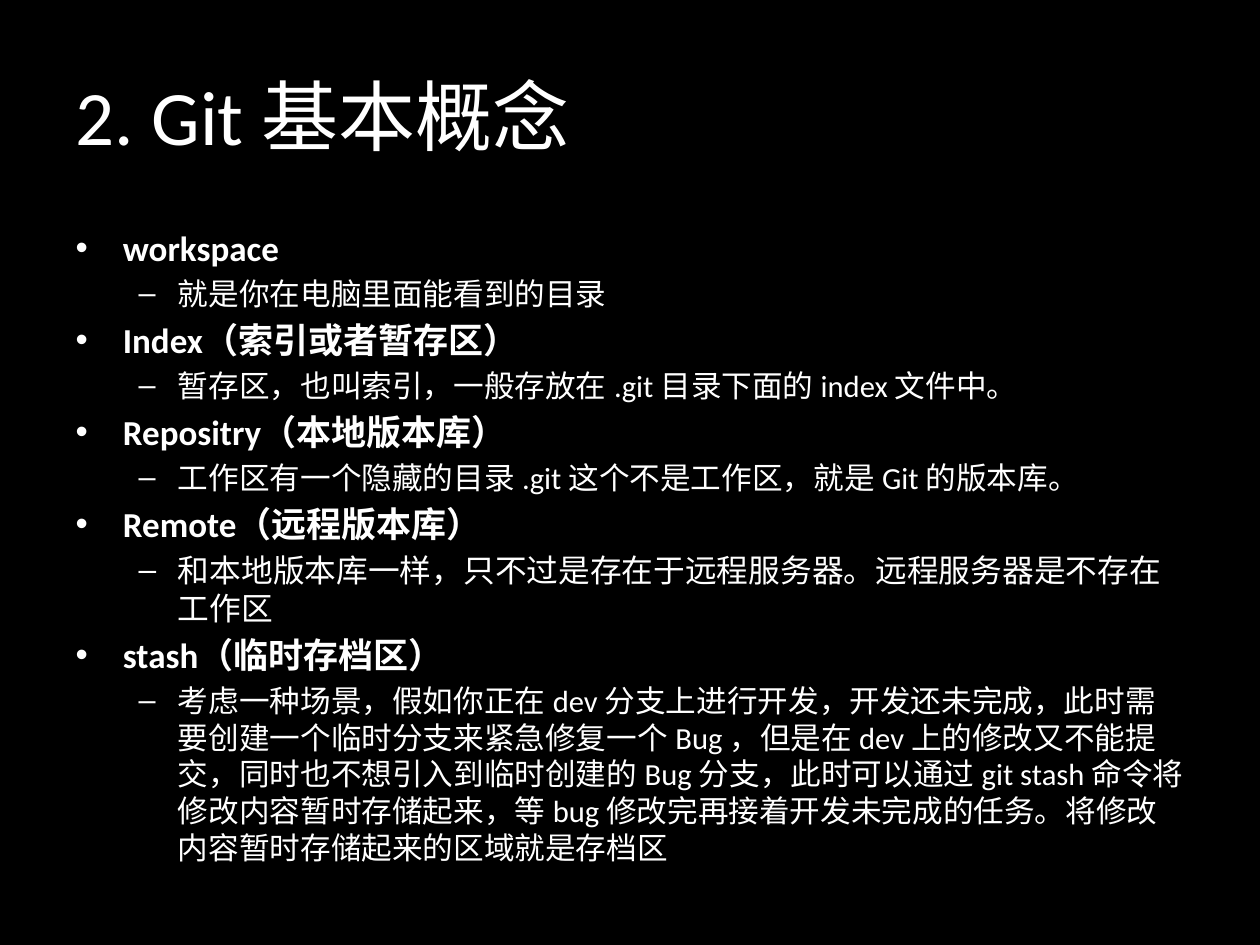
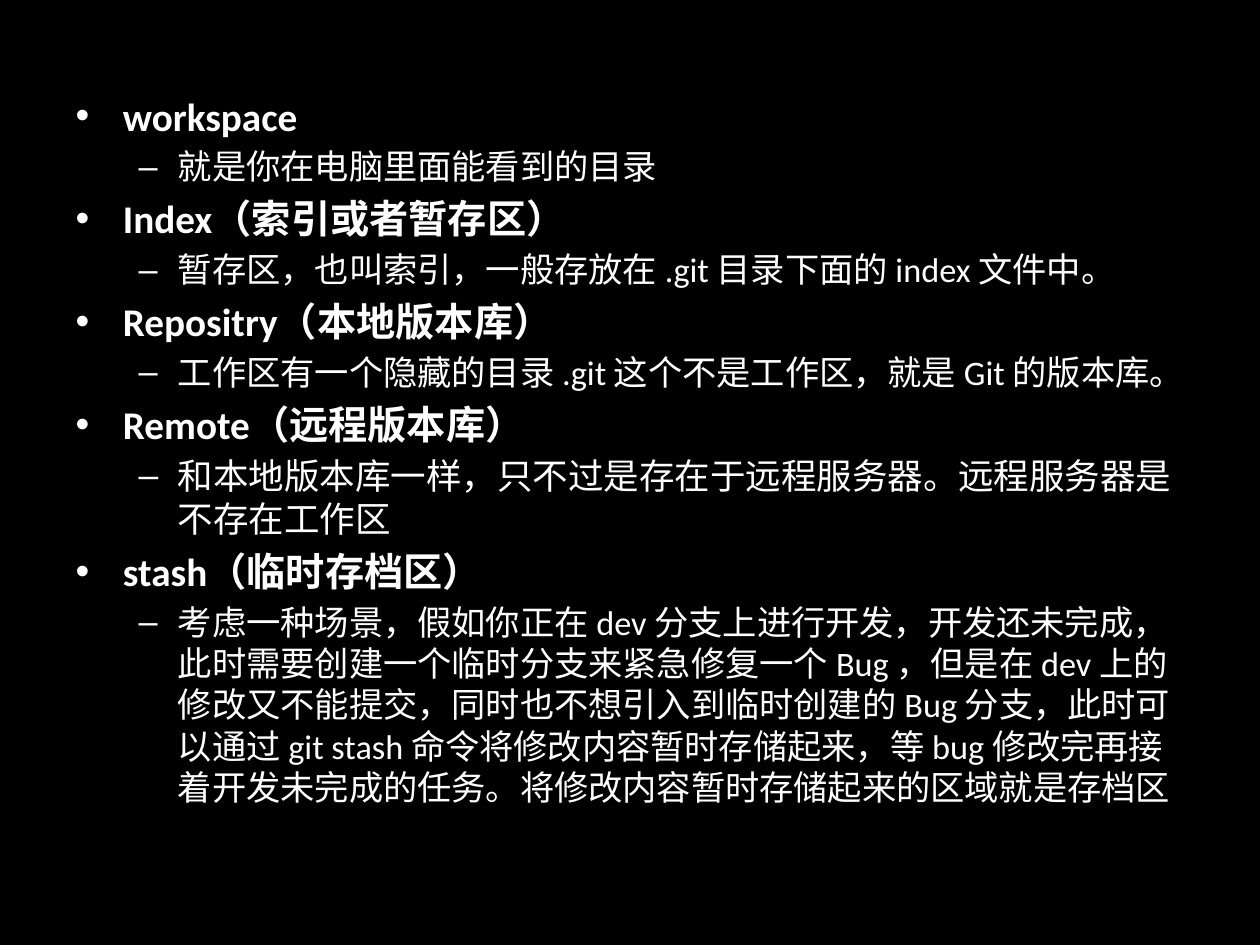
Before and after one commit to sontekliu/git-book, a slide deck: slide 12 of Git.pptx. Drawn at 1260x945 pixels with LibreOffice and Linux fonts; fonts in the diff are those of the drawing. Boxes give left, top, right and bottom in pixels: in the first picture for what was removed or moved away, otherwise in the second. Text is boxed around its words. In the diff, an @@ line names an element or a change of style, - is before the commit and + after.

```diff
--- a/Git.pptx
+++ b/Git.pptx
@@ text "workspace": place and size @@
-text "workspace" at <box>123,236,1184,862</box>
+text "workspace" at <box>123,103,1184,803</box>
@@ text "workspace" at <box>123,103,1184,803</box>: size 20 to 22.4 pt in "workspace", "Index（索引或者暂存区）", "Repositry（本地版本库）", "Remote（远程版本库）" and 1 more places; size 17.5 to 19.6 pt in "就是你在电脑里面能看到的目录", "暂存区，也叫索引，一般存放在 .git 目录下面的 index 文件中。", "工作区有一个隐藏的目录 .git 这个不是工作区，就是 Git 的版本库。", "考虑一种场景，假如你正在 dev 分支上进行开发，开发还未完成，此时需要创建一个临时分支来紧急修复一个 Bug ，但是在 ..."; size 18.1 to 20.3 pt in "和本地版本库一样，只不过是存在于远程服务器。远程服务器是不存在工作区" @@
@@ title removed at <box>76,79,569,151</box> @@
-2. Git 基本概念
```
Also in this commit, not shown: 18 other slides changed, 4 slides added.
